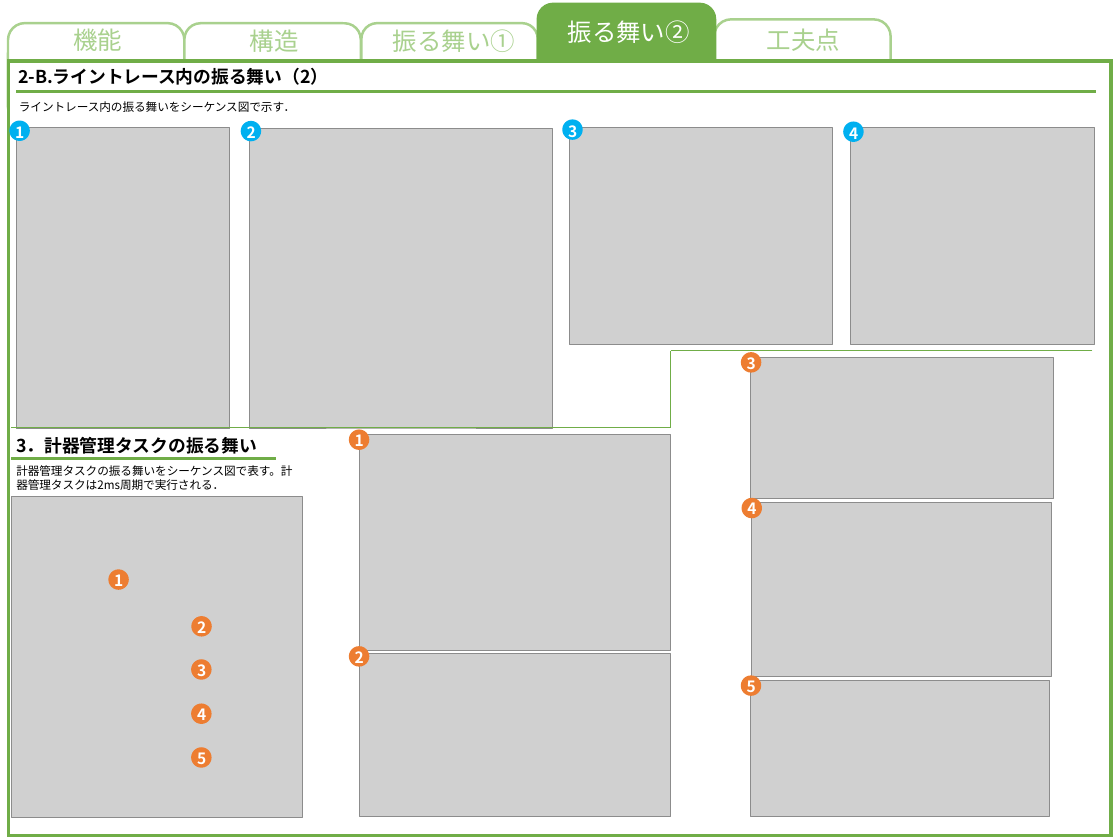
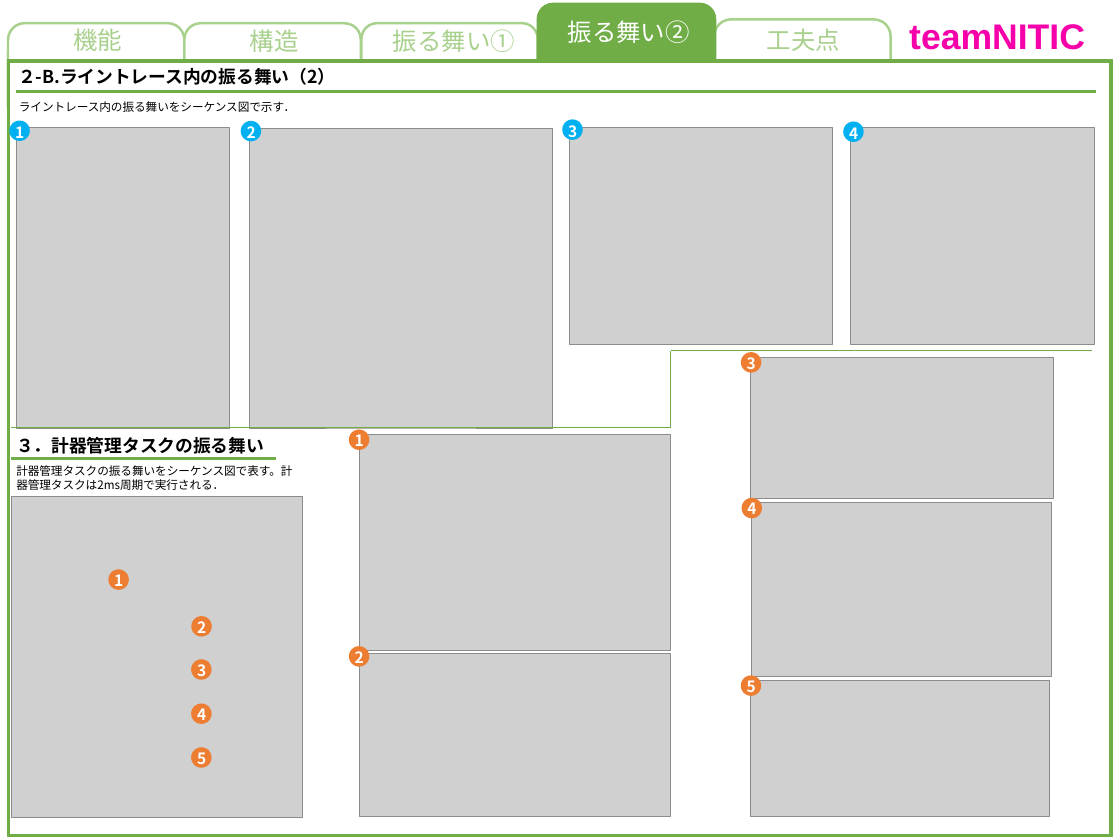
Before and after one commit to akita-lab-2019/model, a slide deck: slide 5 of PowerPoint/提出用.pptx. Drawn at 1120x840 pixels with LibreOffice and Linux fonts; fonts in the diff are those of the drawing; grey boxes stand for pictures. Boxes give left, top, right and bottom in pixels: in the first picture for what was removed or moved away, otherwise in the second. Text is boxed around its words. In the diff, an @@ line names an element or a change of style, - is before the commit and + after.

```diff
--- a/PowerPoint/提出用.pptx
+++ b/PowerPoint/提出用.pptx
@@ text added at [909,24,1085,50], 32 pt, text #F600AA, bold @@
+teamNITIC
@@ text at [18,68,336,85]: text changed @@
-2-B.ライントレース内の振る舞い（2）
+２-B.ライントレース内の振る舞い（2）
@@ text at [16,437,264,454]: text changed @@
-3．計器管理タスクの振る舞い
+３．計器管理タスクの振る舞い
```
Also in this commit, not shown: 4 other slides changed.
